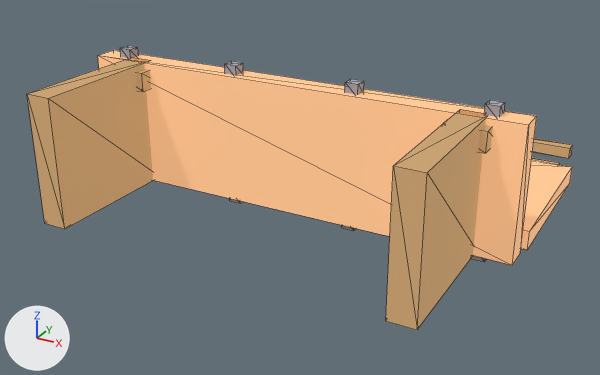
One commit to the glTF model assets/procedural/pretty/bench.glb: the scene before it, then after it.
Both versions are drawn from a 50 mm camera at (1.148, -1.59, 0.891) aimed at (-0.038, 0.568, -0.188). Arrows for +X, +Y and +Z are at lower left; the lights stay in place. The older version comes first. Mesh edges are drawn as thin lines.

In view in the first picture: 'back', 'back_rail.001', 'back_rail.002', 'leg_l', 'leg_l.001', 'leg_top', 'leg_top.001', 'seat' and 5 more.
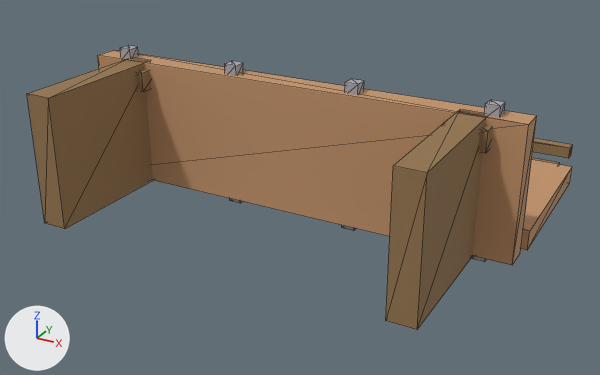
The newer file is also turned or shifted as a whole; pictures and numbers use the older file's frame.

Edits to the scene script, one JSON object a line:
```json
{"op": "remove", "block": "mat_bench_wood", "code": "mat_bench_wood.emission_color = (0.55, 0.3, 0.15)  # brown #c4956c"}
{"op": "remove", "block": "mat_bench_wood", "code": "mat_bench_wood.emission_strength = 1.0"}
{"op": "remove", "block": "mat_bench_wood_dark", "code": "mat_bench_wood_dark.emission_color = (0.3, 0.18, 0.08)  # brown #957650"}
{"op": "remove", "block": "mat_bench_wood_dark", "code": "mat_bench_wood_dark.emission_strength = 1.0"}
```

Pixel boxes [x1, y1, x2, y2] of what changed, in the pictures (600 x 375 px):
```json
{"object": "seat", "change": "recoloured, surface changed", "before": [98, 50, 537, 265], "after": [98, 50, 537, 265], "on screen": "darker"}
{"object": "leg_l", "change": "recoloured, surface changed", "before": [27, 58, 487, 330], "after": [27, 58, 487, 330], "on screen": "darker"}
{"object": "leg_l.001", "change": "recoloured, surface changed", "before": [27, 58, 487, 330], "after": [27, 58, 487, 330], "on screen": "darker"}
{"object": "back", "change": "recoloured, surface changed", "before": [521, 160, 572, 250], "after": [521, 160, 572, 250], "on screen": "darker"}
{"object": "leg_top.001", "change": "recoloured, surface changed", "before": [136, 69, 493, 153], "after": [136, 69, 493, 153]}
{"object": "leg_top", "change": "recoloured, surface changed", "before": [136, 69, 493, 153], "after": [136, 69, 493, 153]}
{"object": "back_rail.002", "change": "recoloured, surface changed", "before": [533, 138, 573, 158], "after": [533, 138, 573, 158], "on screen": "darker"}
{"object": "back_rail.001", "change": "recoloured, surface changed", "before": [532, 158, 560, 165], "after": [532, 158, 560, 165]}
```
